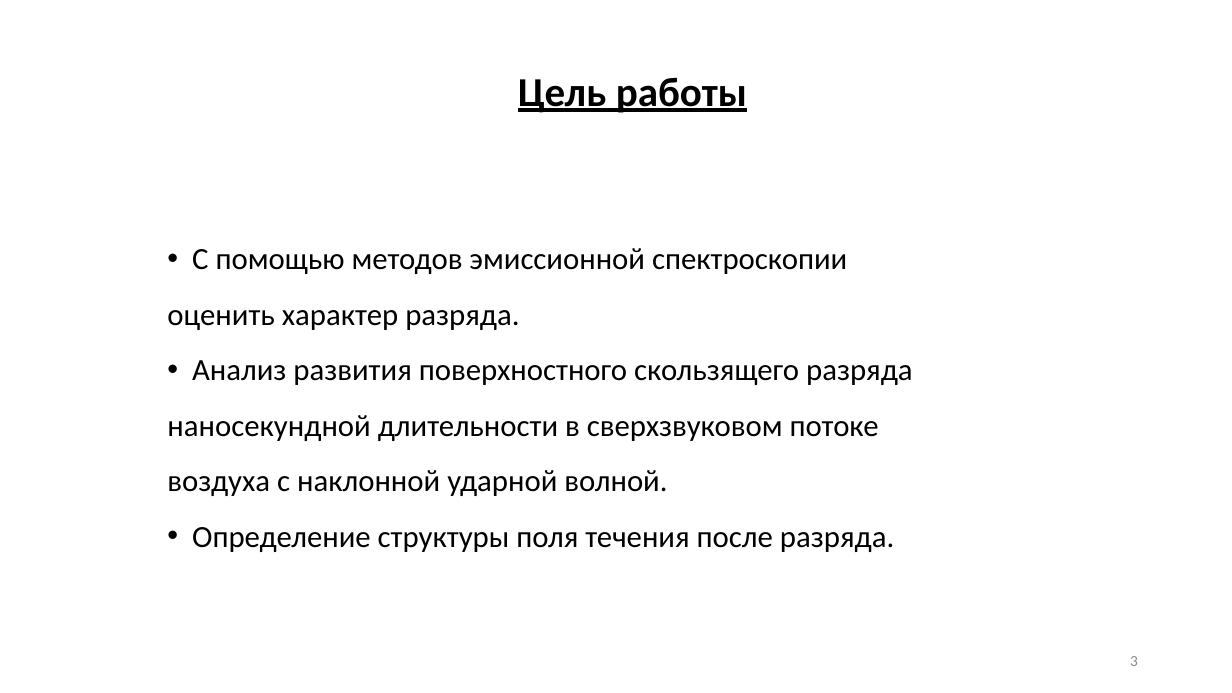
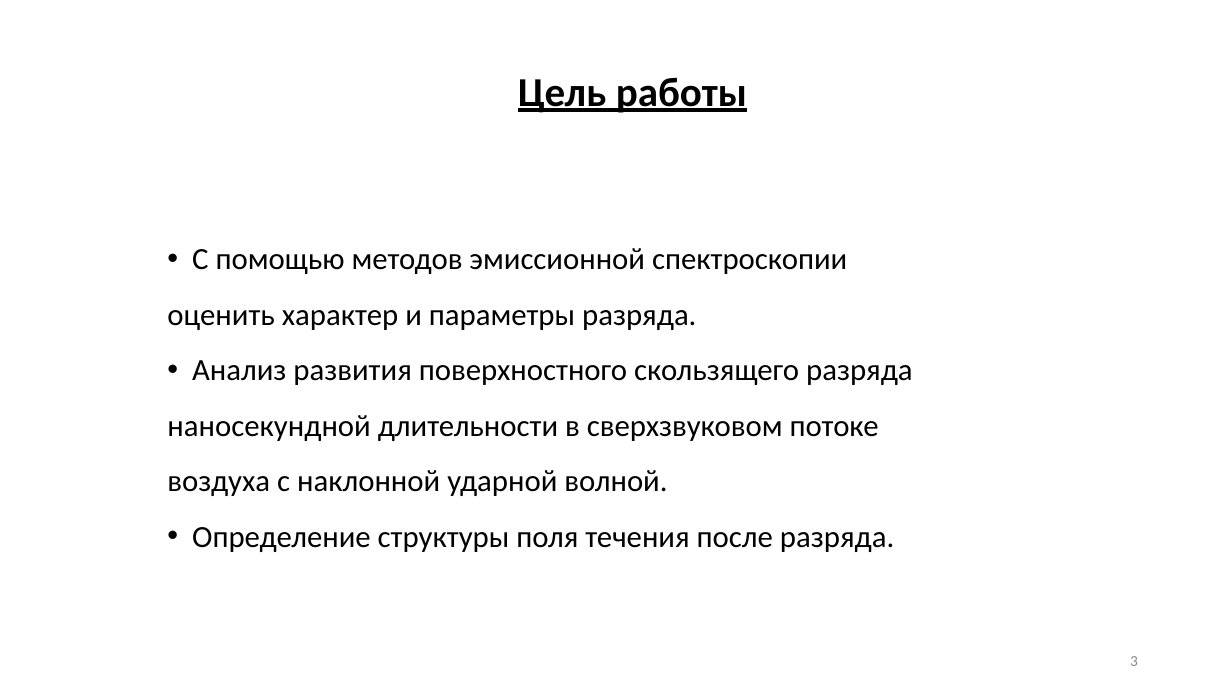
Before and after one commit to ulanich/msu, a slide deck: slide 3 of конференция/конференция.pptx. Drawn at 1232x693 pixels with LibreOffice and Linux fonts; fonts in the diff are those of the drawing. Boxes give left, top, right and bottom in pixels: in the first picture for what was removed or moved away, otherwise in the second. Text is boxed around its words. In the diff, an @@ line names an element or a change of style, - is before the commit and + after.

```diff
--- a/конференция/конференция.pptx
+++ b/конференция/конференция.pptx
@@ text at [167, 248, 847, 330]: text changed @@
-• С помощью методов эмиссионной спектроскопии оценить характер разряда.
+• С помощью методов эмиссионной спектроскопии оценить характер и параметры разряда.
```
Also in this commit, not shown: 1 other slide changed, 1 other file.
